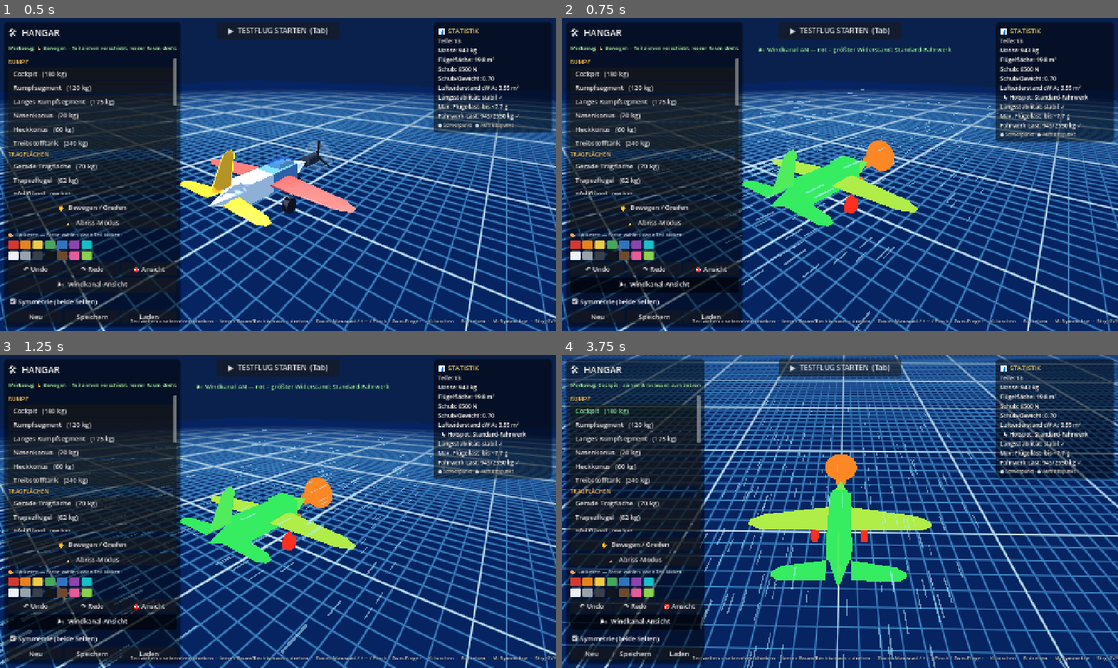
Above: before the commit, frames 1-4 (two rows, left to right).
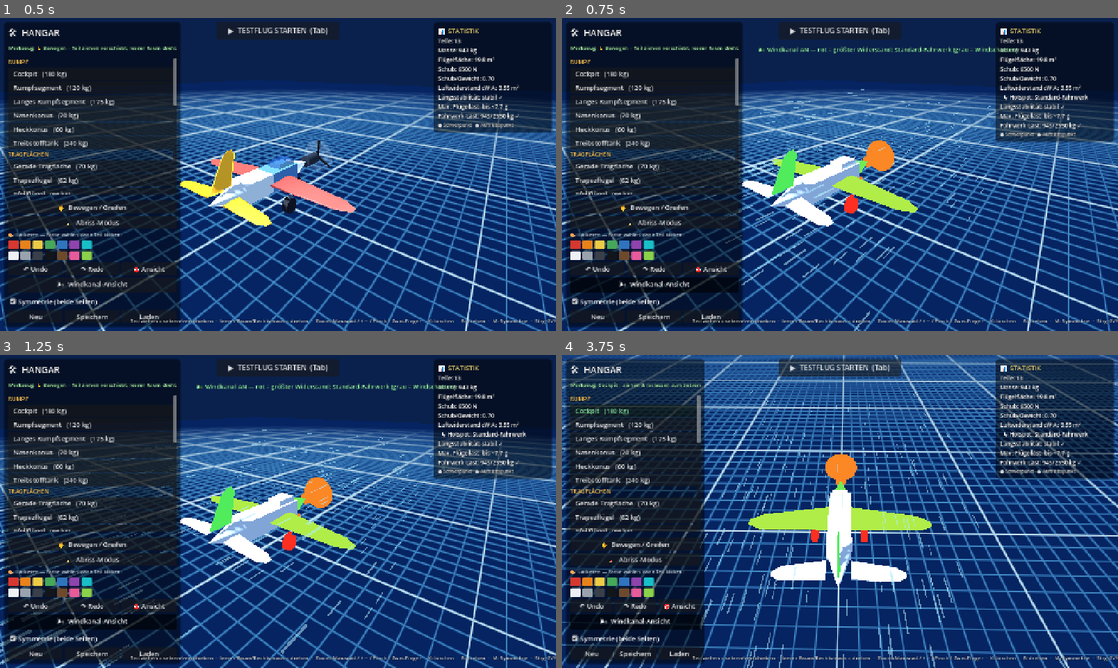
Above: after the commit, the same moments.

Repository: KonstiTheProgrammer/aviasembly
Game: Godot game, scene res://scenes/Main.tscn
Same seed, same stepped clock (60 frames per second), same inputs: the game is played once before the commit and once after it.
Inputs (mouse positions are in pixels of both pictures, inside the frame that each line leads up to):
- Up to frame 1 (0.5 s): no input
- Up to frame 2 (0.75 s): click "🌬 Windkanal-Ansicht" at 0.5 s
- Up to frame 3 (1.25 s): no input
- Up to frame 4 (3.75 s): tap Enter at 1.25 s; move the mouse to (962, 495) at 1.27 s; hold D 1.28-2 s; hold Z 1.28-2 s; click (962, 495) at 1.42 s; click "Cockpit (180 kg)" at 2 s; click "🌬 Windkanal-Ansicht" at 2.75 s; drag from (728, 527) to (812, 574) at 3.52 s

Frame 1 is identical in both runs. In frame 2, 1.8% of the frame differs, in the area x 32-83%, y 9-67%; in frame 3, 1.8%; in frame 4, 2.1%, in the area x 37-62%, y 43-74%.

Commit message:
Windkanal: nur angeströmte Teile färben, Windschatten -> neutral grau
Auf Wunsch: nur Teile, die der Wind WIRKLICH trifft (exponierte Fläche
>= maxf(0.04, max_exp*0.05)) bekommen die Heatmap-Farbe (grün->rot). Teile
im Windschatten werden neutral grau (_neutral, schattierter Clay-Look),
sodass der/die echte(n) Hotspot(s) klar herausstechen — klassische CFD-Optik.

Co-Authored-By: Claude Opus 4.8 <noreply@anthropic.com>

Diff:
--- a/scripts/BuildController.gd
+++ b/scripts/BuildController.gd
@@ -469,21 +469,29 @@
 			var pt := _part_from_hit(hit)
 			if pt != null and exposed.has(pt):
 				exposed[pt] += cell
-	# 2) Druckwiderstand = exponierte Fläche × Formbeiwert; stärkstes Teil merken
+	# 2) Druckwiderstand = exponierte Fläche × Formbeiwert; stärkstes Teil + max. Exposition
 	var drag := {}
 	var max_d := 0.0
+	var max_exp := 0.0
 	for pt in parts:
 		var cd: float = PartCatalog.part_cd(PartCatalog.get_part(pt.get_meta("part_id")))
 		var dv: float = exposed[pt] * cd
 		drag[pt] = dv
+		max_exp = maxf(max_exp, exposed[pt])
 		if dv > max_d:
 			max_d = dv
 			wind_worst = PartCatalog.get_part(pt.get_meta("part_id")).get("name", "")
-	# 3) einfärben — Bezug = größter Wert (mit Untergrenze: schlanke Flieger bleiben grün)
+	# 3) NUR windbeeinflusste Teile einfärben (grün->rot). Teile im Windschatten
+	#    (kaum/keine exponierte Fläche) werden neutral grau -> der Hotspot sticht heraus.
 	var denom := maxf(max_d, 0.45)
+	var wind_min := maxf(0.04, max_exp * 0.05)   # darunter = praktisch kein Wind
 	for pt in parts:
-		var frac := clampf(drag[pt] / denom, 0.0, 1.0)
-		_tint(pt.get_node_or_null("Visual"), _drag_color(frac), frac)
+		var vis: Node = pt.get_node_or_null("Visual")
+		if exposed[pt] < wind_min:
+			_neutral(vis)
+		else:
+			var frac := clampf(drag[pt] / denom, 0.0, 1.0)
+			_tint(vis, _drag_color(frac), frac)
 
 
 # Welt-AABB aller Teil-Kollisionsboxen (für das Strahlengitter).
@@ -526,6 +534,21 @@
 			m.emission_enabled = true
 			m.emission = c
 			m.emission_energy_multiplier = (emis - 0.55) * 2.2
+		node.material_override = m
+
+
+# Neutral-grau für Teile, die NICHT im Wind liegen (inerter Klay-Look, schattiert),
+# damit die eingefärbten windbeeinflussten Teile klar herausstechen.
+func _neutral(node: Node) -> void:
+	if node == null:
+		return
+	for ch in node.get_children():
+		_neutral(ch)
+	if node is MeshInstance3D:
+		var m := StandardMaterial3D.new()
+		m.albedo_color = Color(0.62, 0.65, 0.72)
+		m.metallic = 0.0
+		m.roughness = 0.85
 		node.material_override = m
 
 
--- a/scripts/Main.gd
+++ b/scripts/Main.gd
@@ -577,9 +577,9 @@
 	build_ctrl.set_wind_tunnel(on)
 	if on:
 		var worst: String = build_ctrl.wind_worst
-		var tip := "grün = wenig, rot = viel Widerstand"
+		var tip := "nur angeströmte Teile gefärbt (grau = Windschatten)"
 		if worst != "":
-			tip = "rot = größter Widerstand: %s" % worst
+			tip = "rot = größter Widerstand: %s (grau = Windschatten)" % worst
 		_toast("🌬 Windkanal AN — " + tip)
 	else:
 		_toast("Windkanal aus")
Not shown, added: tools/occlusion_test.gd.uid
Not shown, changed: CLAUDE.md
